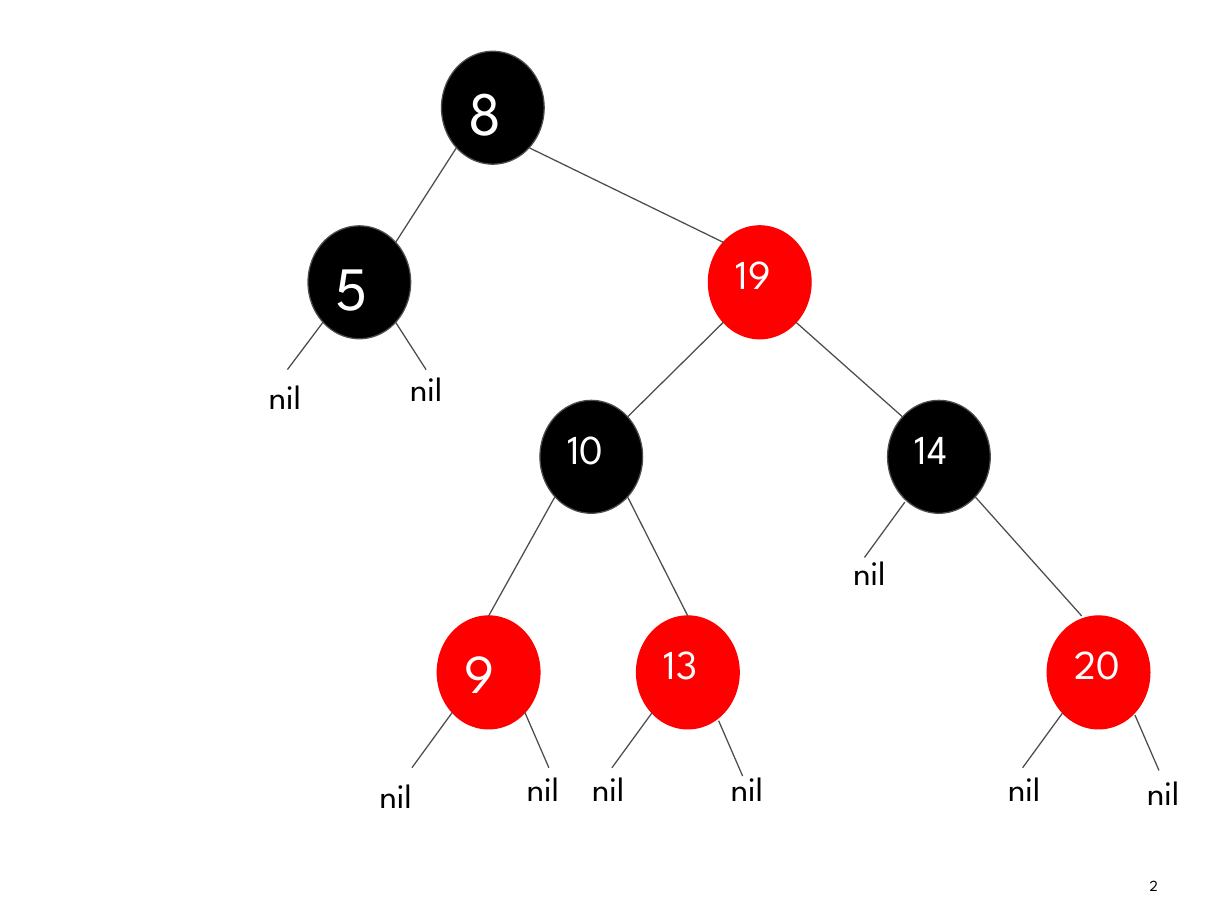
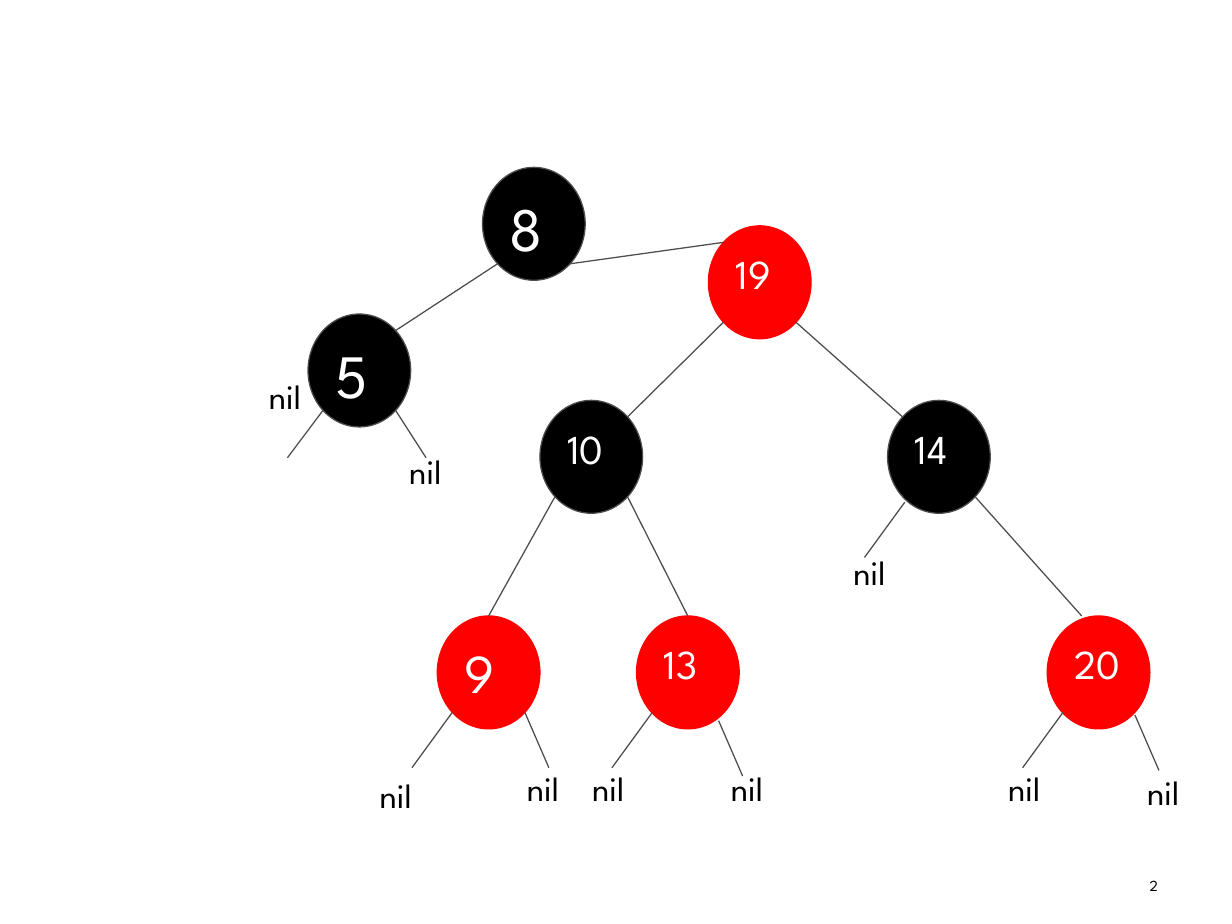
Before and after one commit to praash47/dsa, a slide deck: slide 2 of red_black_tree.pptx. Drawn at 1232x924 pixels with LibreOffice and Linux fonts; fonts in the diff are those of the drawing; background and template pictures are left out. Boxes give left, top, right and bottom in pixels: in the first picture for what was removed or moved away, otherwise in the second. Text is boxed around its words. In the diff, an @@ line names an element or a change of style, - is before the commit and + after.

```diff
--- a/red_black_tree.pptx
+++ b/red_black_tree.pptx
@@ ellipse "8": place and size @@
-ellipse "8" at [441,52,543,165]
+ellipse "8" at [483,168,585,281]
@@ line moved from (457, 148) - (395, 243) to (498, 264) - (395, 330) @@
@@ line moved from (529, 148) - (723, 243) to (570, 264) - (723, 243) @@
@@ ellipse "5": place and size @@
-ellipse "5" at [308,225,410,339]
+ellipse "5" at [308,314,410,428]
@@ 2 lines, 1 text: place and size @@
-2 lines, 1 text at [287,323,442,401]
+2 lines, 1 text at [287,410,441,484]
```
Also in this commit, not shown: 1 other slide changed.
